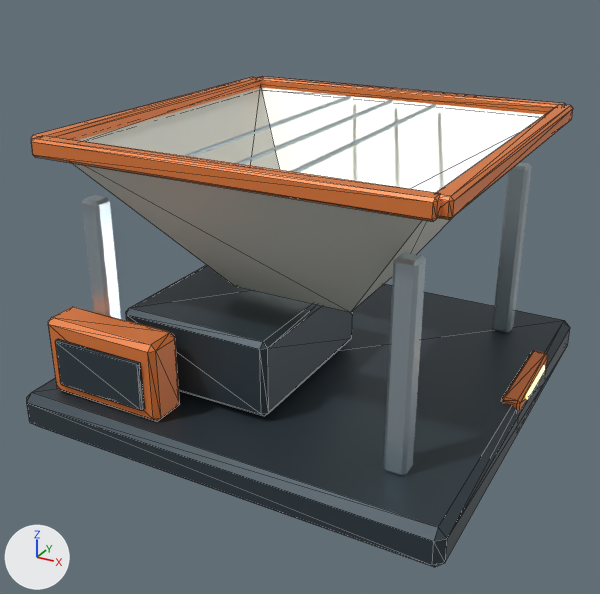
One commit to the glTF model lunar-art-test/game/assets/hopper.glb: the scene before it, then after it.
Before and after are seen from a camera (50 mm lens) standing at (2.84, -5.52, 3.54) and looking at (-0.06, -0.24, 0.9). Lighting does not change. The marker at lower left points along +X, +Y and +Z. The picture after the commit comes second. Mesh edges are drawn as thin lines on the coarser meshes. Vertices at exactly the same position are counted once.

The first picture shows 'hopper_dark.002', 'hopper_ivory.002', 'hopper_metal.002', 'hopper_orange.002' and 1 more.
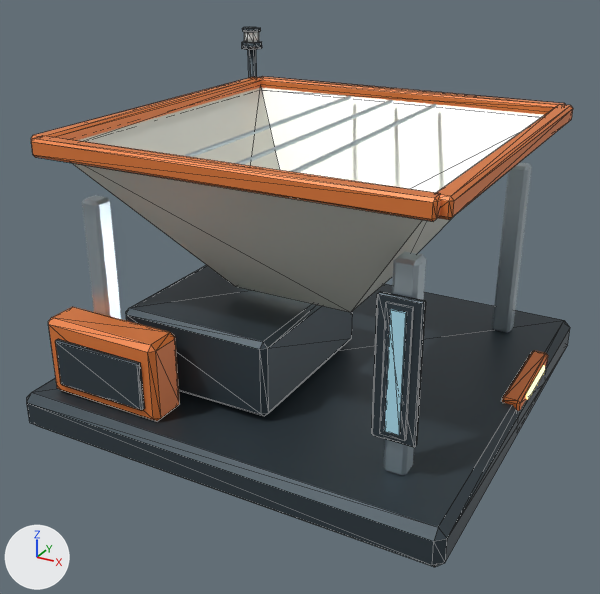
Pixel boxes [x1, y1, x2, y2] of what changed, in the pictures (600 x 594 px):
'hopper_dark.002', reshaped (79% taller)
    before: [27, 265, 570, 567]
    after: [27, 27, 570, 567]
'Level', added (cyan)
    after: [384, 309, 407, 435]
'Lamp.003', added
    after: [244, 32, 259, 43]
part 1 of me_cube_152, added
    after: [372, 291, 426, 447]
part 2 of me_cube_152, added
    after: [380, 302, 414, 441]
part 3 of me_cube_152, added (mostly hidden)
    after: [248, 50, 257, 78]
part 4 of me_cube_152, added
    after: [242, 41, 262, 50]
part 5 of me_cube_152, added
    after: [242, 27, 261, 32]

Patch to the scene script:
```diff
--- a/lunar-art-test/game/assets/hopper.glb.py
+++ b/lunar-art-test/game/assets/hopper.glb.py
@@ mat_lunar___gauge_fluid @@
+mat_lunar___gauge_fluid = principled_material('Lunar • gauge fluid')
+mat_lunar___gauge_fluid.base_color = (0.45, 0.8, 0.95)  # cyan #b3e7f9
+mat_lunar___gauge_fluid.roughness = 0.25
@@ mat_lunar___status_lamp @@
+mat_lunar___status_lamp = principled_material('Lunar • status lamp')
+mat_lunar___status_lamp.base_color = (0.86, 0.9, 0.88)  # white #eff3f1
+mat_lunar___status_lamp.roughness = 0.3
@@ me_cube_152 @@
 # used by ob_hopper_dark_002; location = (0.0, 0.0, 0.0)
-me_cube_152.from_pydata(...)  # 72 vertices, 132 faces; spans x -1.7..1.7, y -1.7..1.7, z 0.01..0.95
+me_cube_152.from_pydata(...)  # 148 vertices, 264 faces; spans x -1.72..1.7, y -1.7..1.72, z 0.01..2.69
+# me_cube_152 part 1: the loose piece of 24 vertices spanning x -1.39..-0.61, y -1.58..-1.54, z 0.41..0.79 is copied, and the copy is scaled about its middle by (0.374, 1, 2.69), then moved by (2.2, 0.26, 0.48); it spans x 1.05..1.35, y -1.32..-1.28, z 0.58..1.58
+# me_cube_152 part 2: a new loose piece, a box spanning x 1.115..1.285, y -1.333..-1.313, z 0.625..1.535, in mat_lunar___graphite_structure (greyish blue #3c4850)
+# me_cube_152 part 3: a new loose piece, a 6-sided cylinder along z spanning x -1.655..-1.585, y 1.58..1.66, z 0.3..2.5, in mat_lunar___graphite_structure (greyish blue #3c4850)
+# me_cube_152 part 4: a new loose piece, an 8-sided cylinder along z spanning x -1.72..-1.52, y 1.52..1.72, z 2.5..2.56, in mat_lunar___graphite_structure (greyish blue #3c4850)
+# me_cube_152 part 5: a new loose piece, an 8-sided cylinder along z spanning x -1.71..-1.53, y 1.53..1.71, z 2.66..2.69, in mat_lunar___graphite_structure (greyish blue #3c4850)
 me_cube_152.materials.append(mat_lunar___graphite_structure)
@@ me_cube_173 @@
+me_cube_173.from_pydata(...)  # a box spanning x -0.05..0.05, y -0.01..0.01, z 0.0..0.84
+me_cube_173.materials.append(mat_lunar___gauge_fluid)  # cyan #b3e7f9
@@ me_cylinder_073 @@
+me_cylinder_073.from_pydata(...)  # an 8-sided cylinder along z spanning x -1.695..-1.545, y 1.545..1.695, z 2.56..2.66
+me_cylinder_073.materials.append(mat_lunar___status_lamp)  # white #eff3f1
@@ ob_level @@
+ob_level = bpy.data.objects.new('Level', me_cube_173)
+ob_level.location = (1.2, -1.335, 0.66)
@@ ob_lamp_003 @@
+ob_lamp_003 = bpy.data.objects.new('Lamp.003', me_cylinder_073)
+ob_lamp_003.location = (0.0, 0.0, 0.0)
```
